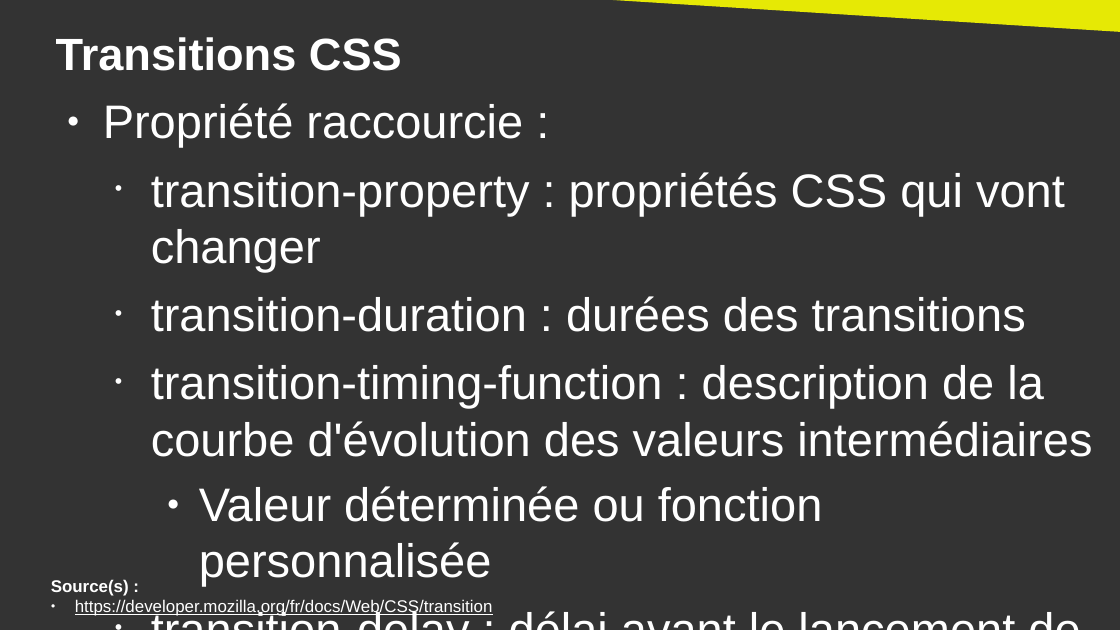
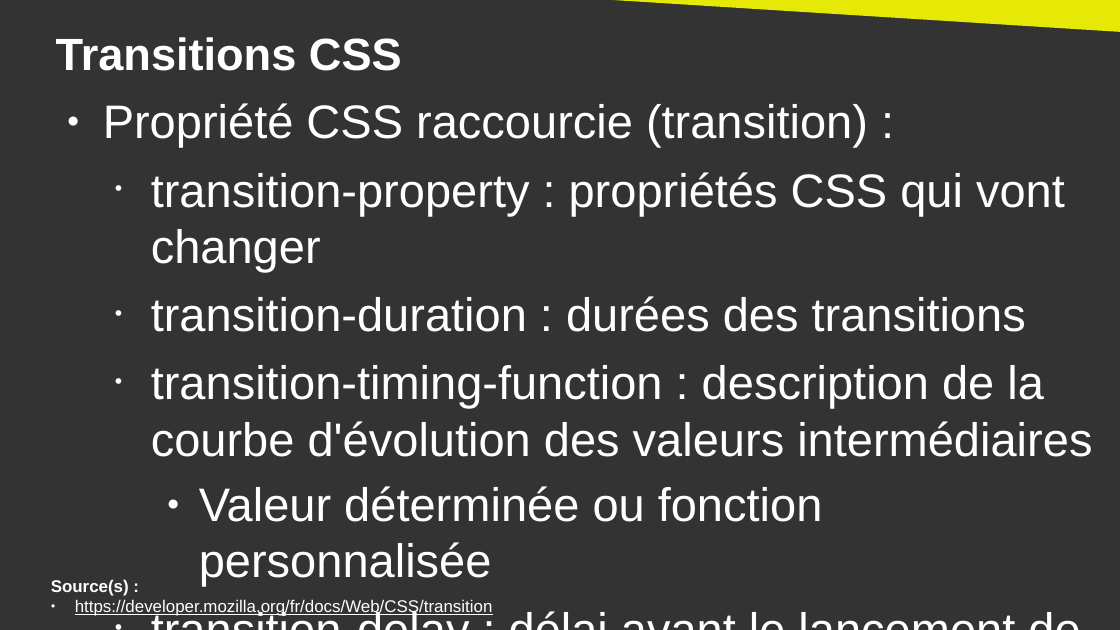
Before and after one commit to DanYellow/cours, a slide deck: slide 20 of integration-web-s2/travaux-pratiques/numero-2/presentation.odp. Drawn at 1120x630 pixels with LibreOffice and Linux fonts; fonts in the diff are those of the drawing. Boxes give left, top, right and bottom in pixels: in the first picture for what was removed or moved away, otherwise in the second. Text is boxed around its words. In the diff, an @@ line names an element or a change of style, - is before the commit and + after.

```diff
--- a/integration-web-s2/travaux-pratiques/numero-2/presentation.odp
+++ b/integration-web-s2/travaux-pratiques/numero-2/presentation.odp
@@ text at [103,103,868,147]: text changed @@
-● Propriété raccourcie :
+● Propriété CSS raccourcie (transition) :
```
Also in this commit, not shown: 9 other slides changed, 1 other file.
